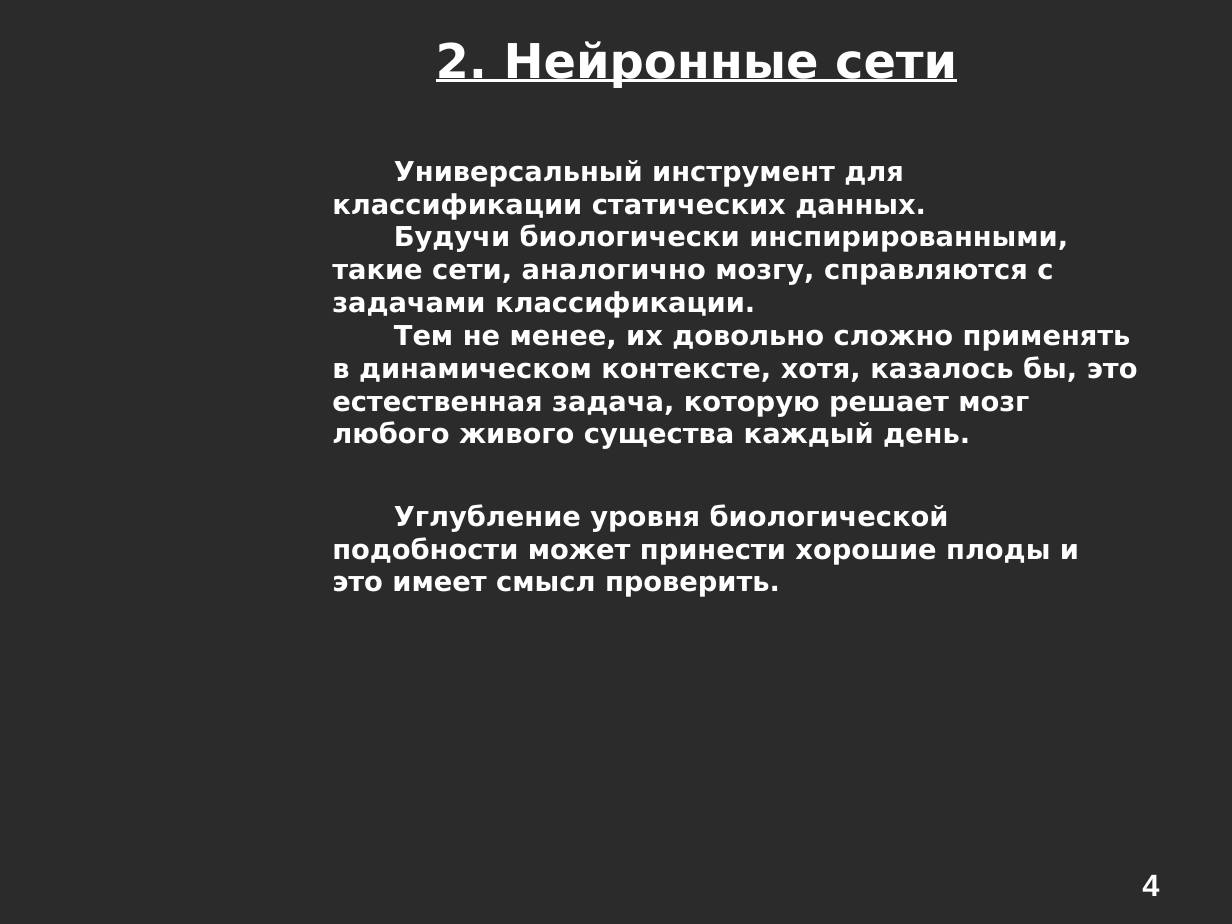
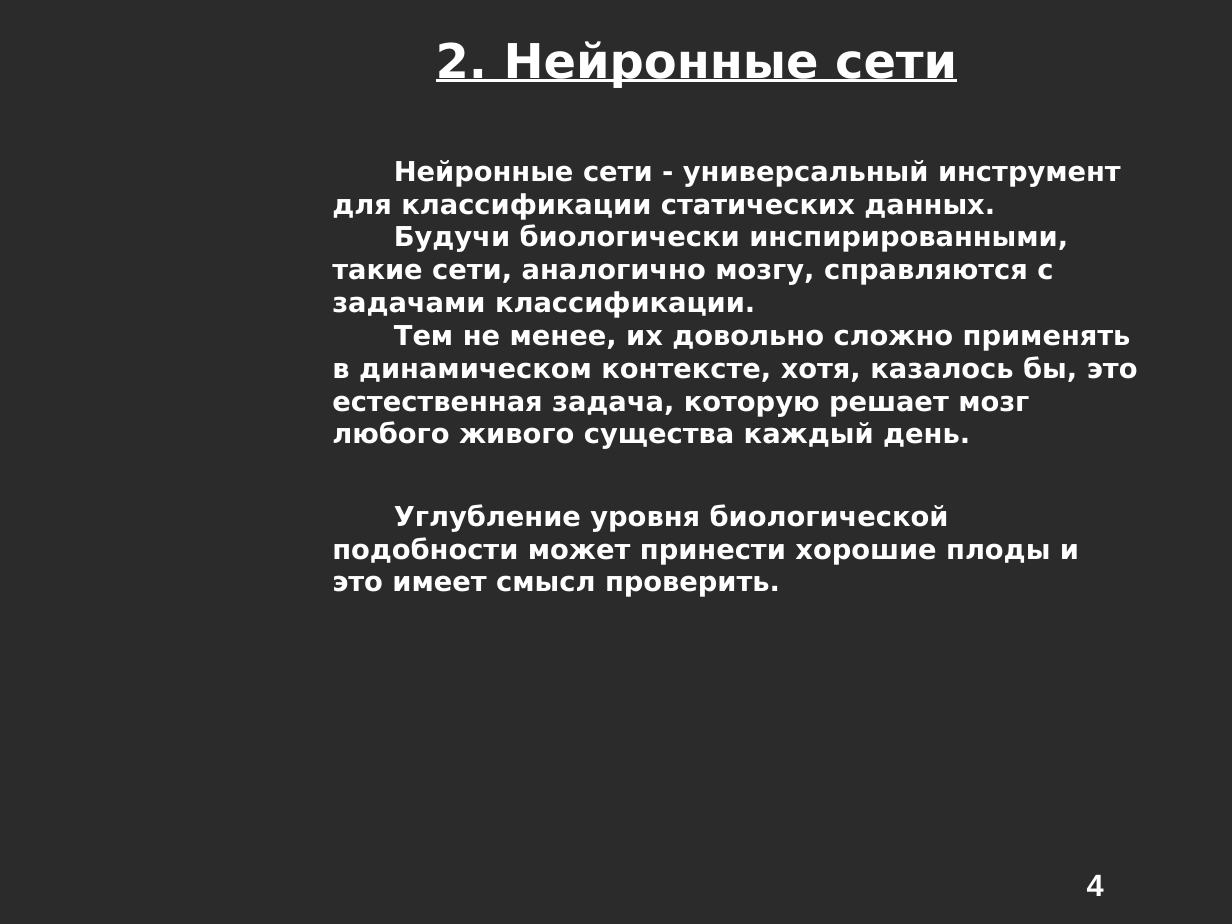
Before and after one commit to alexeyche/alexeyche-junk, a slide deck: slide 4 of cns/doc/conf.ppt. Drawn at 1232x924 pixels with LibreOffice and Linux fonts; fonts in the diff are those of the drawing; background and template pictures are left out; a plain dark background stands for a picture behind light text. Boxes give left, top, right and bottom in pixels: in the first picture for what was removed or moved away, otherwise in the second. Text is boxed around its words. In the diff, an @@ line names an element or a change of style, - is before the commit and + after.

```diff
--- a/cns/doc/conf.ppt
+++ b/cns/doc/conf.ppt
@@ text at [332,160,1121,220]: text changed @@
-Универсальный инструмент для классификации статических данных.
+Нейронные сети - универсальный инструмент для классификации статических данных.
@@ page number: place and size @@
-page number at [1142,875,1159,896]
+page number at [1087,875,1104,896]
```
Also in this commit, not shown: 12 other slides changed, 5 slides added, 2 slides removed.
